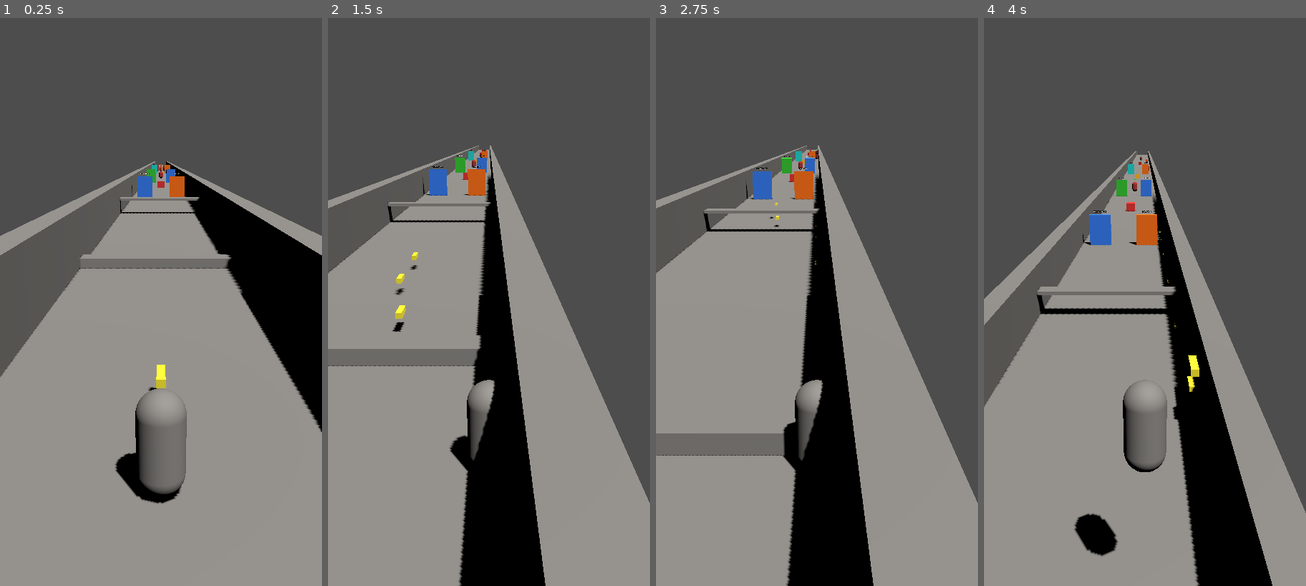
Above: before the commit, frames 1-4 (left to right).
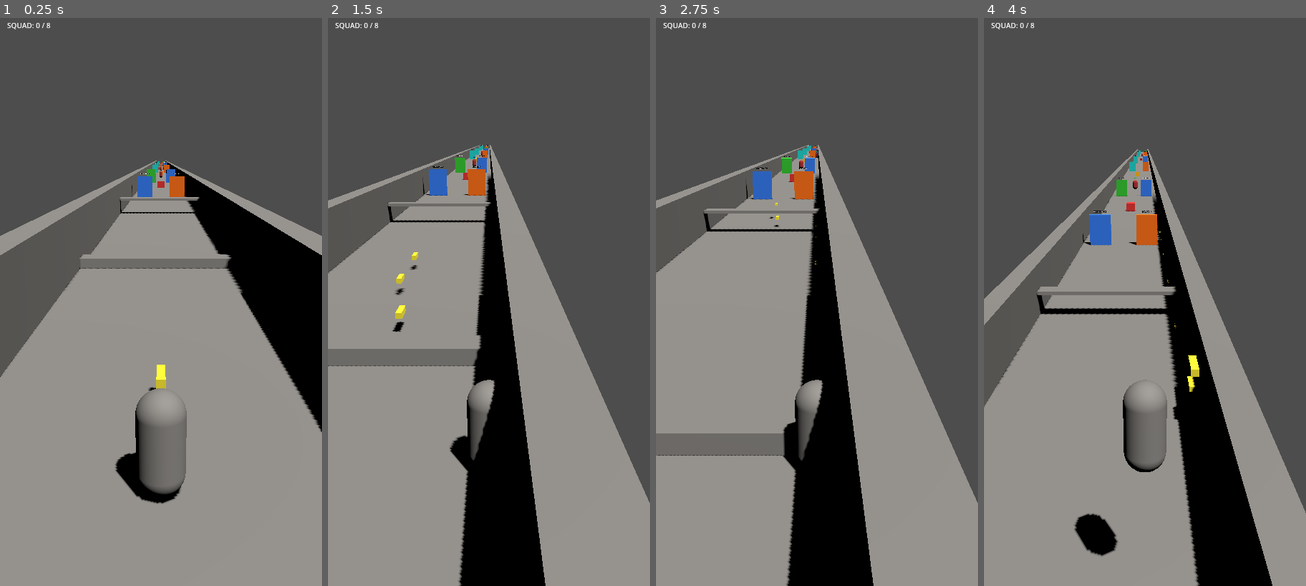
Above: after the commit, the same moments.

Repository: KolovratRUS/Relic-Run
Game: Godot game, scene res://scenes/levels/prototype_level.tscn
The game is run twice, just before and just after one commit, with the same random seed, the same clock (stepped at 60 frames per second) and the same inputs.
Inputs (mouse positions are in pixels of both pictures, inside the frame that each line leads up to):
- Up to frame 1 (0.25 s): no input
- Up to frame 2 (1.5 s): tap Enter at 0.5 s; move the mouse to (559, 273) at 0.52 s; hold D (move_right) 0.53-1.25 s; tap R at 0.6 s; click (559, 273) at 0.67 s; drag from (424, 330) to (472, 415) at 1.27 s
- Up to frame 3 (2.75 s): move the mouse to (849, 171) at 2.02 s; hold D (move_right) from 2.03 s (still down); tap R at 2.1 s; click (849, 171) at 2.17 s
- Up to frame 4 (4 s): release D (move_right) at 2.75 s; tap Space at 2.75 s; drag from (1128, 415) to (1048, 211) at 2.77 s; move the mouse to (1241, 387) at 3.52 s; hold A (move_left) from 3.53 s (still down); tap R at 3.6 s; click (1241, 387) at 3.67 s

The runs differ from the first frame. In frame 1, 0.1% of the frame differs, in the area x 0-97%, y 0-86%; in frame 2, 0.2%; in frame 3, 0.2%; in frame 4, 0.2%, in the area x 2-52%, y 0-64%.

Commit message:
Add progressive recruitment and squad HUD

Diff:
--- a/scenes/levels/prototype_level.tscn
+++ b/scenes/levels/prototype_level.tscn
@@ -15,16 +15,16 @@
 background_color = Color(0.5, 0.7, 1, 1)
 
 [sub_resource type="BoxMesh" id="floor_mesh"]
-size = Vector3(10, 0.2, 400)
+size = Vector3(10, 0.2, 520)
 
 [sub_resource type="BoxShape3D" id="floor_shape"]
-size = Vector3(10, 0.2, 400)
+size = Vector3(10, 0.2, 520)
 
 [sub_resource type="BoxMesh" id="wall_mesh"]
-size = Vector3(1, 3, 400)
+size = Vector3(1, 3, 520)
 
 [sub_resource type="BoxShape3D" id="wall_shape"]
-size = Vector3(1, 3, 400)
+size = Vector3(1, 3, 520)
 
 [node name="PrototypeLevel" type="Node3D" groups=["level"]]
 script = ExtResource("1")
@@ -40,7 +40,7 @@
 shadow_enabled = true
 
 [node name="Floor" type="StaticBody3D" parent="."]
-position = Vector3(0, 0, -200)
+position = Vector3(0, 0, -240)
 
 [node name="MeshInstance3D" type="MeshInstance3D" parent="Floor"]
 mesh = SubResource("floor_mesh")
@@ -49,7 +49,7 @@
 shape = SubResource("floor_shape")
 
 [node name="LeftWall" type="StaticBody3D" parent="."]
-position = Vector3(-4.5, 1.5, -200)
+position = Vector3(-4.5, 1.5, -240)
 
 [node name="MeshInstance3D" type="MeshInstance3D" parent="LeftWall"]
 mesh = SubResource("wall_mesh")
@@ -58,7 +58,7 @@
 shape = SubResource("wall_shape")
 
 [node name="RightWall" type="StaticBody3D" parent="."]
-position = Vector3(4.5, 1.5, -200)
+position = Vector3(4.5, 1.5, -240)
 
 [node name="MeshInstance3D" type="MeshInstance3D" parent="RightWall"]
 mesh = SubResource("wall_mesh")
@@ -107,17 +107,17 @@
 gate_color = Color(0.2, 0.5, 1, 1)
 
 [node name="BasicEnemy1" parent="." instance=ExtResource(8)]
-position = Vector3(0, 1.0, -135)
+position = Vector3(0, 1.0, -140)
 max_health = 2.0
 move_speed = 4.0
 
 [node name="MediumTarget" parent="." instance=ExtResource(6)]
-position = Vector3(0, 0.6, -155)
+position = Vector3(0, 0.6, -165)
 max_health = 3.0
 base_color = Color(1,0.75,0.1,1)
 
 [node name="GatePair3" parent="." instance=ExtResource(7)]
-position = Vector3(0, 0, -175)
+position = Vector3(0, 0, -190)
 
 [node name="LeftGate" parent="GatePair3"]
 upgrade_type = 3
@@ -132,42 +132,73 @@
 gate_color = Color(1,0.45,0.05,1)
 
 [node name="Formation1" parent="." instance=ExtResource(9)]
-position = Vector3(0, 1.0, -205)
+position = Vector3(0, 1.0, -220)
+
+[node name="GatePair4" parent="." instance=ExtResource(7)]
+position = Vector3(0, 0, -255)
+
+[node name="LeftGate" parent="GatePair4"]
+upgrade_type = 3
+upgrade_amount = 2.0
+display_text = "RECRUIT +2"
+gate_color = Color(0.1, 0.85, 0.85, 1)
+
+[node name="RightGate" parent="GatePair4"]
+upgrade_type = 0
+upgrade_amount = 0.7
+display_text = "FIRE RATE +30%"
+gate_color = Color(0.2, 0.5, 1, 1)
 
 [node name="StrongTarget" parent="." instance=ExtResource(6)]
-position = Vector3(0, 0.6, -240)
+position = Vector3(0, 0.6, -285)
 max_health = 6.0
 base_color = Color(0.8,0.1,0.1,1)
 
 [node name="Formation2" parent="." instance=ExtResource(9)]
-position = Vector3(0, 1.0, -275)
+position = Vector3(0, 1.0, -320)
+
+[node name="GatePair5" parent="." instance=ExtResource(7)]
+position = Vector3(0, 0, -355)
+
+[node name="LeftGate" parent="GatePair5"]
+upgrade_type = 3
+upgrade_amount = 2.0
+display_text = "RECRUIT +2"
+gate_color = Color(0.1, 0.85, 0.85, 1)
+
+[node name="RightGate" parent="GatePair5"]
+upgrade_type = 1
+upgrade_amount = 1.0
+display_text = "DAMAGE +1"
+gate_color = Color(1,0.45,0.05,1)
 
 [node name="BasicEnemy3" parent="." instance=ExtResource(8)]
-position = Vector3(0, 1.0, -315)
+position = Vector3(0, 1.0, -390)
 max_health = 6.0
 move_speed = 6.0
 
-[node name="GameOverUI" type="CanvasLayer" parent="."]
-layer = 100
-
-[node name="Control" type="Control" parent="GameOverUI"]
-layout_mode = 3
-anchors_preset = 15
-anchor_right = 1.0
-anchor_bottom = 1.0
-grow_horizontal = 2
-grow_vertical = 2
-mouse_filter = 2
-
-[node name="GameOverLabel" type="Label" parent="GameOverUI/Control"]
-layout_mode = 3
-anchors_preset = 15
-anchor_right = 1.0
-anchor_bottom = 1.0
-grow_horizontal = 2
-grow_vertical = 2
-text = "GAME OVER\nTAP OR PRESS R TO RESTART"
-horizontal_alignment = 1
-vertical_alignment = 1
-add_theme_font_size_override("font_size", 48)
-visible = false
+[node name="GatePair6" parent="." instance=ExtResource(7)]
+position = Vector3(0, 0, -425)
+
+[node name="LeftGate" parent="GatePair6"]
+upgrade_type = 3
+upgrade_amount = 2.0
+display_text = "RECRUIT +2"
+gate_color = Color(0.1, 0.85, 0.85, 1)
+
+[node name="RightGate" parent="GatePair6"]
+upgrade_type = 2
+upgrade_amount = 0.0
+display_text = "DOUBLE SHOT"
+gate_color = Color(0.2, 0.8, 0.2, 1)
+
+[node name="HUD" type="CanvasLayer" parent="."]
+layer = 10
+
+[node name="SquadCounter" type="Label" parent="HUD"]
+offset_left = 16.0
+offset_top = 16.0
+offset_right = 220.0
+offset_bottom = 55.0
+text = "SQUAD: 0 / 8"
+add_theme_font_size_override("font_size", 28)
--- a/scripts/levels/prototype_level.gd
+++ b/scripts/levels/prototype_level.gd
@@ -5,26 +5,93 @@
 var _reloading: bool = false
 var _player: CharacterBody3D
 var _game_over: bool = false
-var _game_over_label: Control = null
+var _game_over_label: Label = null
+var _restart_label: Label = null
 var _pending_restart := false
+var _squad_counter: Label = null
+var _squad_manager: Node3D = null
 
 
 func _ready() -> void:
-	for child in get_children():
-		if child.is_in_group("player"):
-			_player = child as CharacterBody3D
-			break
-	if _player != null and _player.has_signal("defeated_player"):
+	_player = get_node_or_null("Player") as CharacterBody3D
+	if _player == null:
+		push_error("Player was not found")
+	elif not _player.has_signal("defeated_player"):
+		push_error("Player does not have defeated_player signal")
+	elif not _player.defeated_player.is_connected(_on_player_defeated):
 		_player.defeated_player.connect(_on_player_defeated)
 
-	var canvas := $GameOverUI
-	if canvas != null:
-		var control := canvas.get_node_or_null("Control")
-		if control != null:
-			var label := control.get_node_or_null("GameOverLabel")
-			if label != null:
-				_game_over_label = label
-				label.visible = false
+	_squad_counter = $HUD/SquadCounter
+
+	_squad_manager = _player.get_node_or_null("SquadManager") as Node3D if _player else null
+	if _squad_manager != null:
+		if _squad_manager.has_signal("squad_size_changed"):
+			_squad_manager.squad_size_changed.connect(_on_squad_size_changed)
+		_update_squad_counter(_squad_manager.get_member_count())
+	else:
+		_update_squad_counter(0)
+
+	_create_game_over_labels()
+
+
+func _create_game_over_labels() -> void:
+	if _game_over_label != null or _restart_label != null:
+		return
+
+	var hud := get_node_or_null("HUD") as CanvasLayer
+	if hud == null:
+		push_error("HUD was not found")
+		return
+
+	var viewport_size := get_viewport().get_visible_rect().size
+
+	_game_over_label = Label.new()
+	_game_over_label.name = "GameOverLabel"
+	_game_over_label.text = "GAME OVER"
+	_game_over_label.horizontal_alignment = HORIZONTAL_ALIGNMENT_CENTER
+	_game_over_label.vertical_alignment = VERTICAL_ALIGNMENT_CENTER
+	_game_over_label.add_theme_font_size_override("font_size", 48)
+	_game_over_label.position = Vector2(0.0, viewport_size.y * 0.40)
+	_game_over_label.size = Vector2(viewport_size.x, 70.0)
+	_game_over_label.mouse_filter = Control.MOUSE_FILTER_IGNORE
+	_game_over_label.hide()
+	hud.add_child(_game_over_label)
+
+	_restart_label = Label.new()
+	_restart_label.name = "RestartLabel"
+	_restart_label.text = "TAP OR PRESS R TO RESTART"
+	_restart_label.horizontal_alignment = HORIZONTAL_ALIGNMENT_CENTER
+	_restart_label.vertical_alignment = VERTICAL_ALIGNMENT_CENTER
+	_restart_label.add_theme_font_size_override("font_size", 28)
+	_restart_label.position = Vector2(0.0, viewport_size.y * 0.40 + 70.0)
+	_restart_label.size = Vector2(viewport_size.x, 55.0)
+	_restart_label.mouse_filter = Control.MOUSE_FILTER_IGNORE
+	_restart_label.hide()
+	hud.add_child(_restart_label)
+
+
+func _get_squad_size() -> int:
+	if _squad_manager == null:
+		return 0
+	return _squad_manager.get_member_count()
+
+
+func _on_squad_size_changed(new_size: int) -> void:
+	_update_squad_counter(new_size)
+
+
+func _update_squad_counter(size: int) -> void:
+	if _squad_counter == null:
+		return
+
+	var max_size: int = 8
+	if _squad_manager != null:
+		max_size = int(_squad_manager.max_members)
+
+	_squad_counter.text = "SQUAD: %d / %d" % [size, max_size]
+
+	if size >= max_size:
+		_squad_counter.text += " — FULL"
 
 
 func _physics_process(_delta: float) -> void:
@@ -54,6 +121,13 @@
 
 
 func _on_player_defeated() -> void:
+	if _game_over:
+		return
+
 	_game_over = true
+
 	if _game_over_label != null:
-		_game_over_label.visible = true
+		_game_over_label.show()
+
+	if _restart_label != null:
+		_restart_label.show()
